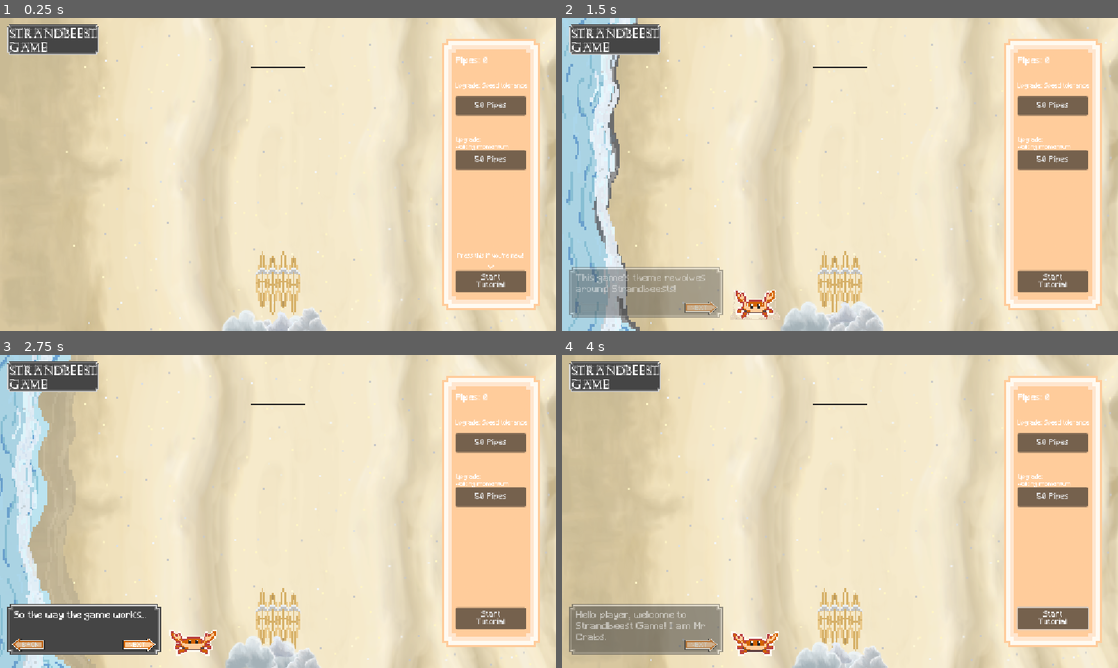
Above: before the commit, frames 1-4 (two rows, left to right).
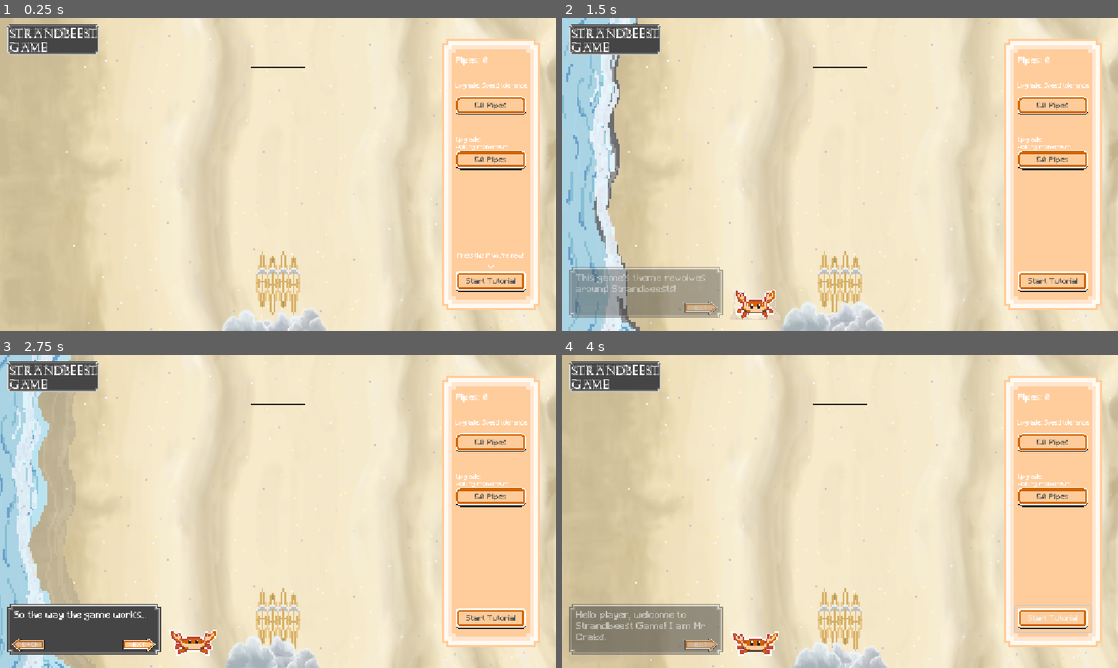
Above: after the commit, the same moments.

Repository: ArifD2286/Strandbeest-Game
Game: Godot game, scene res://Game.tscn
Two runs of this game, one before a commit and one after it. Both use one fixed random seed, a clock stepped at 60 frames per second and the inputs below.
Inputs (mouse positions are in pixels of both pictures, inside the frame that each line leads up to):
- Up to frame 1 (0.25 s): no input
- Up to frame 2 (1.5 s): click "Start Tutorial" at 0.5 s; click (701, 309) at 1.25 s
- Up to frame 3 (2.75 s): click (139, 646) at 2 s
- Up to frame 4 (4 s): tap Enter at 2.75 s; move the mouse to (962, 495) at 2.77 s; hold Right 2.78-3.5 s; tap Space (shooting) at 2.85 s; click (962, 495) at 2.92 s; drag from (728, 527) to (840, 608) at 3.52 s

The runs differ from the first frame. In frame 1, 2.6% of the frame differs, in the area x 81-95%, y 24-88%; in frame 2, 2.6%; in frame 3, 2.6%; in frame 4, 2.7%, in the area x 81-96%, y 24-89%.

Commit message:
Update 9.2
Changes:
- Added upgrade and tutorial button texture

Diff:
--- a/strandbeest-game/Game.tscn
+++ b/strandbeest-game/Game.tscn
@@ -46,7 +46,9 @@
 [ext_resource type="AudioStream" uid="uid://dnm62qow67e0m" path="res://assets/hi.mp3" id="33_pbwgg"]
 [ext_resource type="AudioStream" uid="uid://umjcxulgi1nt" path="res://assets/bye.mp3" id="34_ndmee"]
 [ext_resource type="Script" uid="uid://ceks8hel2fiw1" path="res://text_box.gd" id="37_8576b"]
+[ext_resource type="Texture2D" uid="uid://bt215pav78hlw" path="res://assets/button 1.png" id="38_pnh27"]
 [ext_resource type="Script" uid="uid://d2ibvx7cujejb" path="res://strandbeest.gd" id="38_wdm1y"]
+[ext_resource type="Texture2D" uid="uid://cngmoia7ewx7n" path="res://assets/button 2.png" id="39_yw735"]
 [ext_resource type="Script" uid="uid://dsjwdb84g1h5e" path="res://back_button.gd" id="40_7vltt"]
 [ext_resource type="Script" uid="uid://cbw1kk2105s2t" path="res://next_button.gd" id="43_fj2yu"]
 [ext_resource type="Script" uid="uid://c5y2vhj1r8doh" path="res://tutorial_description_2.gd" id="44_fj2yu"]
@@ -55,6 +57,8 @@
 [ext_resource type="AudioStream" uid="uid://bv73rb2hrnet" path="res://assets/click.mp3" id="49_dyvha"]
 [ext_resource type="AudioStream" uid="uid://gwrsgl6bmsvg" path="res://assets/winning.mp3" id="50_xc54d"]
 [ext_resource type="AudioStream" uid="uid://dh1yh78sjia7s" path="res://assets/vine-boom.mp3" id="51_w250u"]
+[ext_resource type="Texture2D" uid="uid://bnpky8raljuo0" path="res://assets/big button 1.png" id="52_gvv74"]
+[ext_resource type="Texture2D" uid="uid://dt6xod3fydjur" path="res://assets/big button 2.png" id="53_3l0qi"]
 
 [sub_resource type="AtlasTexture" id="AtlasTexture_3l0qi"]
 atlas = ExtResource("16_n7324")
@@ -438,6 +442,24 @@
 [sub_resource type="RectangleShape2D" id="RectangleShape2D_g3byv"]
 size = Vector2(114, 20)
 
+[sub_resource type="StyleBoxTexture" id="StyleBoxTexture_pbwgg"]
+texture = ExtResource("38_pnh27")
+
+[sub_resource type="StyleBoxTexture" id="StyleBoxTexture_ndmee"]
+texture = ExtResource("39_yw735")
+
+[sub_resource type="StyleBoxTexture" id="StyleBoxTexture_eycq6"]
+texture = ExtResource("38_pnh27")
+
+[sub_resource type="StyleBoxTexture" id="StyleBoxTexture_lua15"]
+texture = ExtResource("38_pnh27")
+
+[sub_resource type="StyleBoxTexture" id="StyleBoxTexture_qirsl"]
+texture = ExtResource("39_yw735")
+
+[sub_resource type="StyleBoxTexture" id="StyleBoxTexture_m68t5"]
+texture = ExtResource("38_pnh27")
+
 [sub_resource type="StyleBoxTexture" id="StyleBoxTexture_vjehv"]
 texture = ExtResource("22_jsoai")
 
@@ -455,6 +477,15 @@
 
 [sub_resource type="StyleBoxTexture" id="StyleBoxTexture_8ktx7"]
 texture = ExtResource("24_y5ctq")
+
+[sub_resource type="StyleBoxTexture" id="StyleBoxTexture_pnh27"]
+texture = ExtResource("52_gvv74")
+
+[sub_resource type="StyleBoxTexture" id="StyleBoxTexture_yw735"]
+texture = ExtResource("53_3l0qi")
+
+[sub_resource type="StyleBoxTexture" id="StyleBoxTexture_f2b8v"]
+texture = ExtResource("52_gvv74")
 
 [node name="Node2D" type="Node2D" unique_id=710081918]
 script = ExtResource("1_u44n3")
@@ -644,21 +675,29 @@
 
 [node name="Upgrade 1" type="Button" parent="UI" unique_id=1421568814]
 texture_filter = 1
-offset_left = 944.0
-offset_top = 162.0
-offset_right = 1090.0
-offset_bottom = 202.0
-theme_override_fonts/font = ExtResource("21_bisgb")
+offset_left = 939.0
+offset_top = 159.0
+offset_right = 1095.0
+offset_bottom = 207.0
+theme_override_colors/font_color = Color(0.3137255, 0.3137255, 0.3137255, 1)
+theme_override_fonts/font = ExtResource("21_bisgb")
+theme_override_styles/normal = SubResource("StyleBoxTexture_pbwgg")
+theme_override_styles/pressed = SubResource("StyleBoxTexture_ndmee")
+theme_override_styles/hover = SubResource("StyleBoxTexture_eycq6")
 text = "Upgrade 1"
 script = ExtResource("30_xwkxq")
 
 [node name="Upgrade 2" type="Button" parent="UI" unique_id=1708285578]
 texture_filter = 1
-offset_left = 944.0
-offset_top = 274.0
-offset_right = 1090.0
-offset_bottom = 314.0
-theme_override_fonts/font = ExtResource("21_bisgb")
+offset_left = 939.0
+offset_top = 271.0
+offset_right = 1095.0
+offset_bottom = 319.0
+theme_override_colors/font_color = Color(0.3137255, 0.3137255, 0.3137255, 1)
+theme_override_fonts/font = ExtResource("21_bisgb")
+theme_override_styles/normal = SubResource("StyleBoxTexture_lua15")
+theme_override_styles/pressed = SubResource("StyleBoxTexture_qirsl")
+theme_override_styles/hover = SubResource("StyleBoxTexture_m68t5")
 text = "Upgrade 2"
 script = ExtResource("31_wdm1y")
 
@@ -757,13 +796,17 @@
 [node name="Start Tutorial" type="Button" parent="UI/Tutorial" unique_id=171098884]
 texture_filter = 1
 layout_mode = 0
-offset_left = 944.0
-offset_top = 523.0
-offset_right = 1090.0
-offset_bottom = 568.0
-theme_override_fonts/font = ExtResource("21_bisgb")
-text = "Start
-Tutorial"
+offset_left = 939.0
+offset_top = 520.0
+offset_right = 1095.0
+offset_bottom = 573.0
+theme_override_colors/font_color = Color(0.3137255, 0.3137255, 0.3137255, 1)
+theme_override_fonts/font = ExtResource("21_bisgb")
+theme_override_font_sizes/font_size = 16
+theme_override_styles/normal = SubResource("StyleBoxTexture_pnh27")
+theme_override_styles/pressed = SubResource("StyleBoxTexture_yw735")
+theme_override_styles/hover = SubResource("StyleBoxTexture_f2b8v")
+text = "Start Tutorial"
 
 [node name="Tutorial Description" type="Label" parent="UI/Tutorial" unique_id=1246340540]
 texture_filter = 1
@@ -803,6 +846,7 @@
 [node name="Bye" type="AudioStreamPlayer2D" parent="UI/Tutorial" unique_id=1059195653]
 position = Vector2(400, 590)
 stream = ExtResource("34_ndmee")
+volume_db = -7.5
 
 [node name="Win" type="AudioStreamPlayer2D" parent="." unique_id=1803136706]
 stream = ExtResource("50_xc54d")
Binary file added: strandbeest-game/assets/big button 1.png
Not shown, added: strandbeest-game/assets/big button 1.png.import
Binary file added: strandbeest-game/assets/big button 2.png
Not shown, added: strandbeest-game/assets/big button 2.png.import
Binary file added: strandbeest-game/assets/button 1.png
Not shown, added: strandbeest-game/assets/button 1.png.import
Binary file added: strandbeest-game/assets/button 2.png
Not shown, added: strandbeest-game/assets/button 2.png.import
